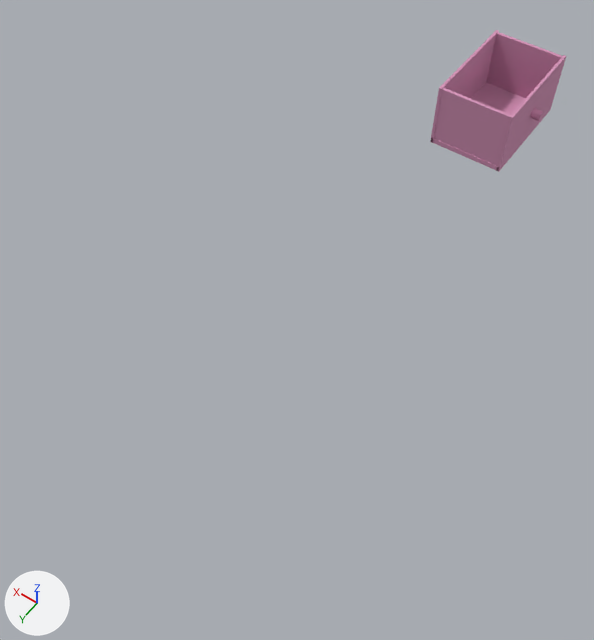
The OBJ model ProyectoFinal/ProyectoFinal/Models/Cajon/Cajon_Abajo.obj as it was, and as the next commit left it.
One viewpoint serves both versions: a camera (50 mm lens) standing at (-9.39, 19.37, 12.58) and looking at (-3.9, 11.68, 0.5). The axes (+X, +Y, +Z) are drawn at lower left. The lights are the same throughout. Where no turn or scale is listed for an object, it has been applied to the vertices. Vertices at the same position are counted once.

Objects in the first picture: 'Cajon_Abajo'.
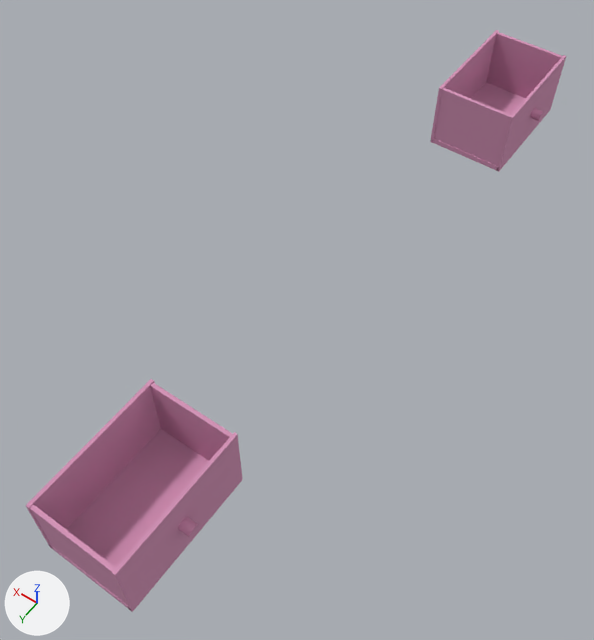
The newer file is also rescaled (x0.106), turned or shifted as a whole; pictures and numbers use the older file's frame.

Changed parts and their boxes [x1, y1, x2, y2] in the pictures (594 x 640 px):
'Cajon_Abajo', reshaped (295% wider, 308% taller)
    before: [430, 30, 566, 172]
    after: [26, 30, 566, 612]
part 1 of me_cajon_abajo, added (brown)
    after: [26, 379, 161, 548]
part 2 of me_cajon_abajo, added (purple)
    after: [112, 432, 243, 612]
part 3 of me_cajon_abajo, added (brown)
    after: [49, 429, 209, 609]
part 4 of me_cajon_abajo, added (brown)
    after: [150, 383, 232, 461]
part 5 of me_cajon_abajo, added
    after: [178, 517, 199, 538]
part 6 of me_cajon_abajo, added (purple)
    after: [30, 504, 127, 605]

What the commit changed:
Material 'Cajon_Abajo2:lambert2SG' (mat_cajon_abajo2_lambert2sg) is new.
Its texture is img_rosa_png.
Its roughness is 1.0.
me_cajon_abajo is used by ob_cajon_abajo; location (0.0, 0.0, 0.0).
me_cajon_abajo had 82 vertices, 90 faces and spanned x -5.29..-3.36, y 3.16..5.78, z 0.45..1.9.
me_cajon_abajo now has 164 vertices, 180 faces and spans x -5.29..-3.36, y 3.16..17.46, z 0.45..1.9.
me_cajon_abajo part 1: a new loose piece, a box spanning x -3.429..-3.366, y 14.841..17.462, z 0.452..1.903, in mat_lambert2sg (picture img_rosa_png).
me_cajon_abajo part 2: a new loose piece, a box spanning x -5.074..-5.011, y 14.841..17.462, z 0.452..1.903, in mat_lambert2sg (picture img_rosa_png).
me_cajon_abajo part 3: a new loose piece, a box spanning x -5.06..-3.36, y 14.84..17.46, z 0.46..0.57, in mat_lambert2sg (picture img_rosa_png).
me_cajon_abajo part 4: a new loose piece, a box spanning x -5.061..-3.365, y 14.868..14.939, z 0.532..1.889, in mat_lambert2sg (picture img_rosa_png).
me_cajon_abajo part 5: a new loose piece, a 20-sided cylinder along x spanning x -5.29..-5.06, y 16.08..16.3, z 1.11..1.33, in mat_lambert2sg (picture img_rosa_png).
me_cajon_abajo part 6: a new loose piece, a box spanning x -5.061..-3.365, y 17.38..17.452, z 0.532..1.889, in mat_lambert2sg (picture img_rosa_png).
me_cajon_abajo now uses material mat_cajon_abajo2_lambert2sg (picture img_rosa_png).
